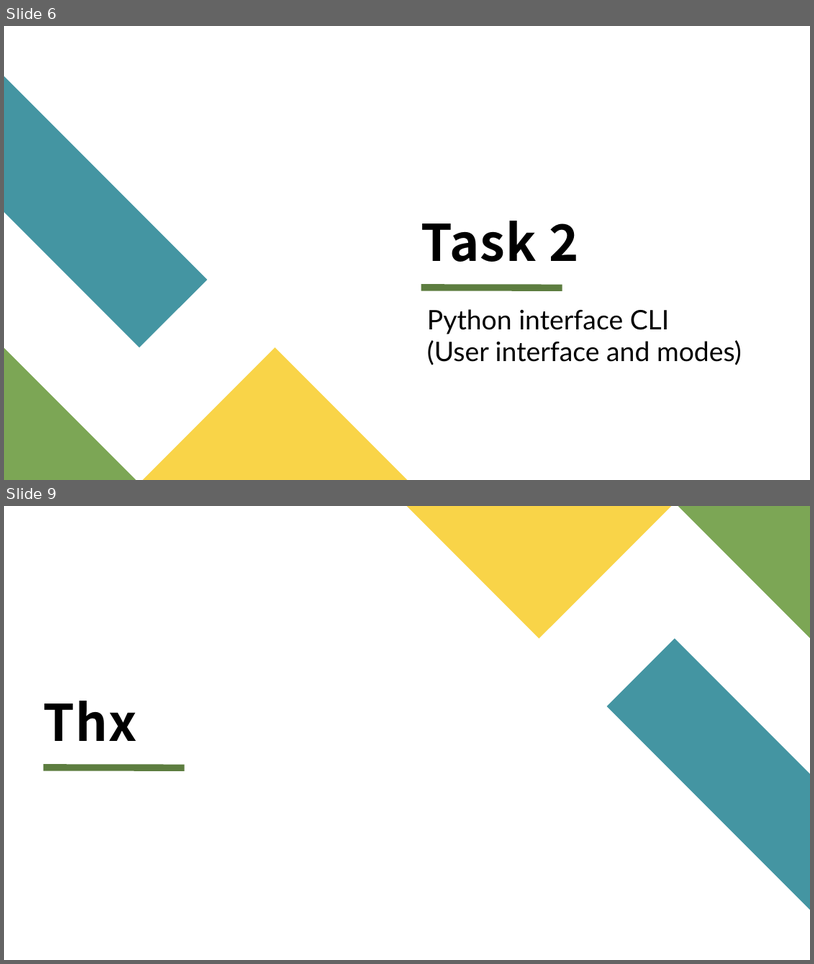
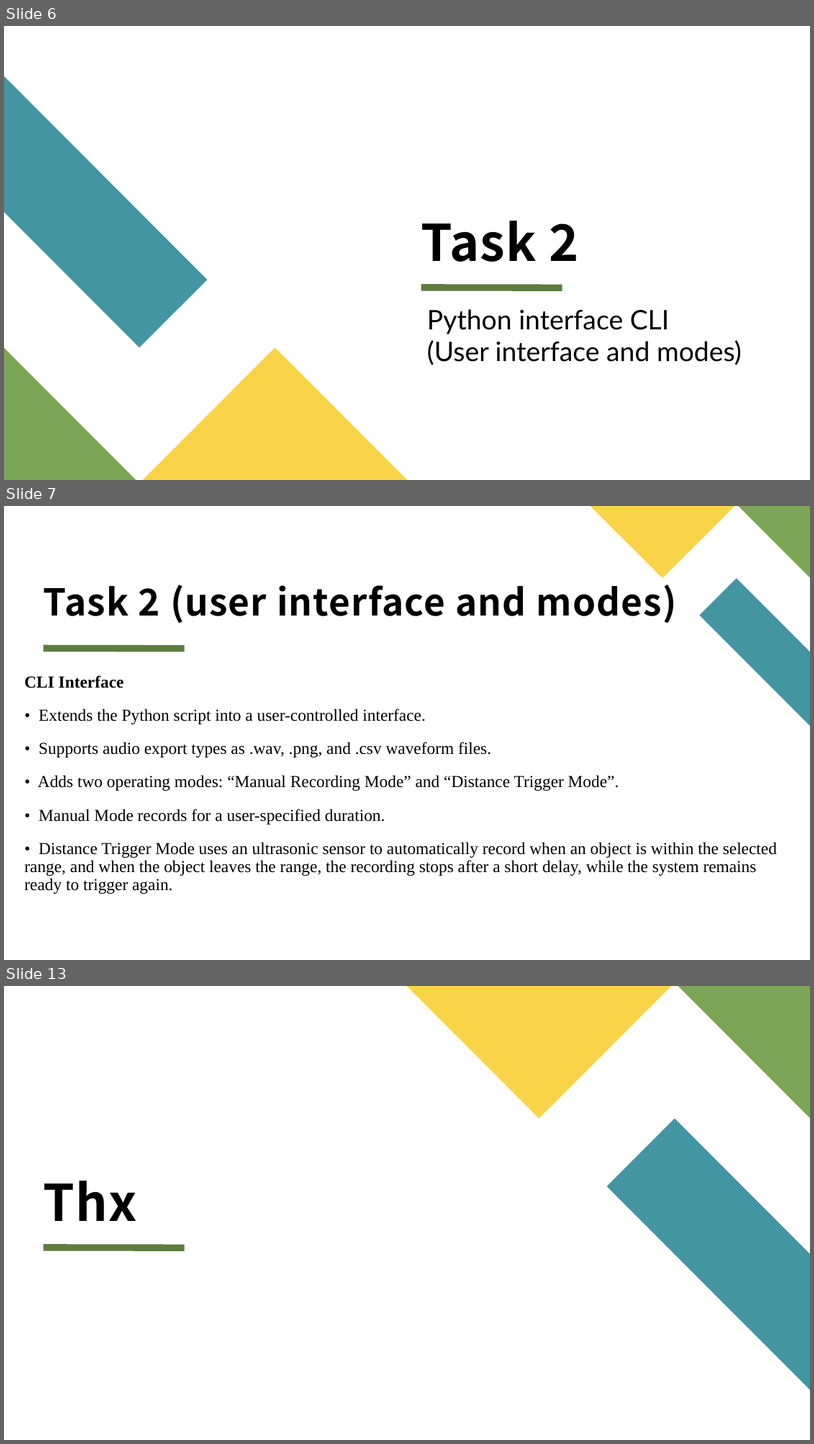
Before and after one commit to mooncakes0/ECE2071_project_F08, a slide deck: ECE2071_Project_F08_PPTslides.pptx. Shown one above the other, each under a label of ours: slides 6 and 9 before the commit, slides 6, 7 and 13 after it; the slides between them are not shown. The pictures are 814x964 and 814x1444 pixels, drawn with LibreOffice and Linux fonts; fonts in the diff are those of the drawing. Boxes give left, top, right and bottom in pixels: in the first picture for what was removed or moved away, otherwise in the second. Text is boxed around its words. In the diff, an @@ line names an element or a change of style, - is before the commit and + after.

Commit message:
adding tasks intro for task 1 and 2
task 1 and 2 outlines with dot points

```diff
--- a/ECE2071_Project_F08_PPTslides.pptx
+++ b/ECE2071_Project_F08_PPTslides.pptx
@@ slide 7 added at (4, 506, 810, 960), background #FFFFFF @@
@@ freeform shape added at (591, 506, 736, 578), fill #F9D448 @@
@@ freeform shape added at (739, 506, 810, 578), fill #7CA655 @@
@@ title added at (44, 584, 677, 623), 44 pt, text #000000, bold @@
+Task 2 (user interface and modes)
@@ freeform shape added at (700, 578, 810, 726), fill #4495A2 @@
@@ line added from (44, 648) to (184, 648), #5D7D40 8 pt @@
@@ text added at (24, 675, 777, 893), 20 pt, text #000000 @@
+CLI Interface
+• Extends the Python script into a user-controlled interface.
+• Supports audio export types as .wav, .png, and .csv waveform files.
+• Adds two operating modes: “Manual Recording Mode” and “Distance Trigger Mode”.
+• Manual Mode records for a user-specified duration.
+• Distance Trigger Mode uses an ultrasonic sensor to automatically record when an object is within the selected range, and when the object leaves the range, the recording stops after a short delay, while the system remains ready to trigger again.
@@ what was slide 9 is now slide 13 @@
```
Also in this commit, not shown: 1 slide changed, 4 other slides added, 1 slide removed.
